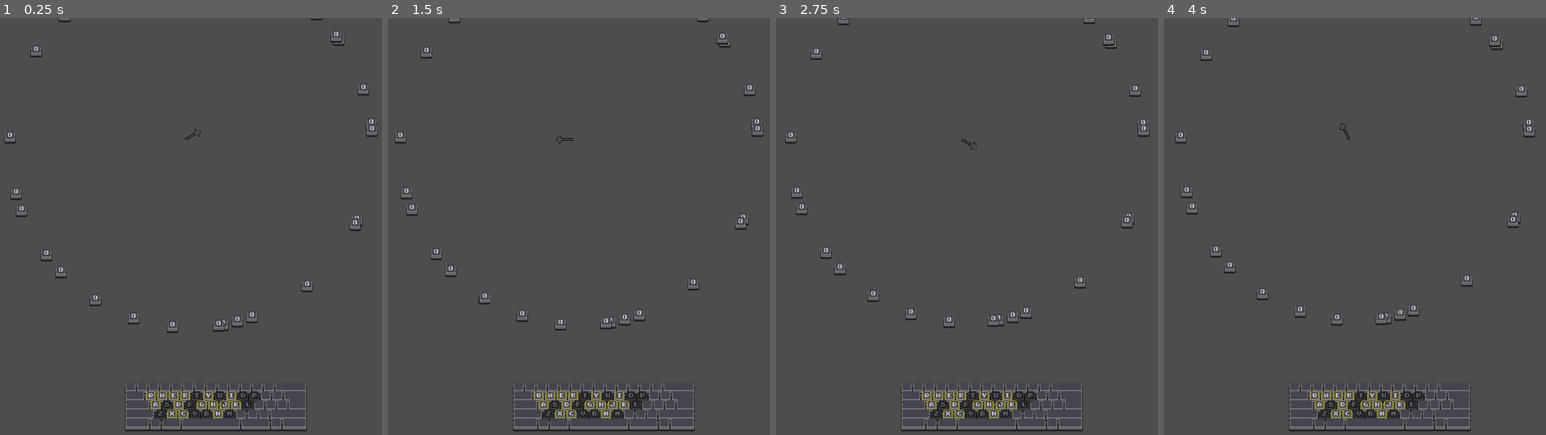
Above: before the commit, frames 1-4 (left to right).
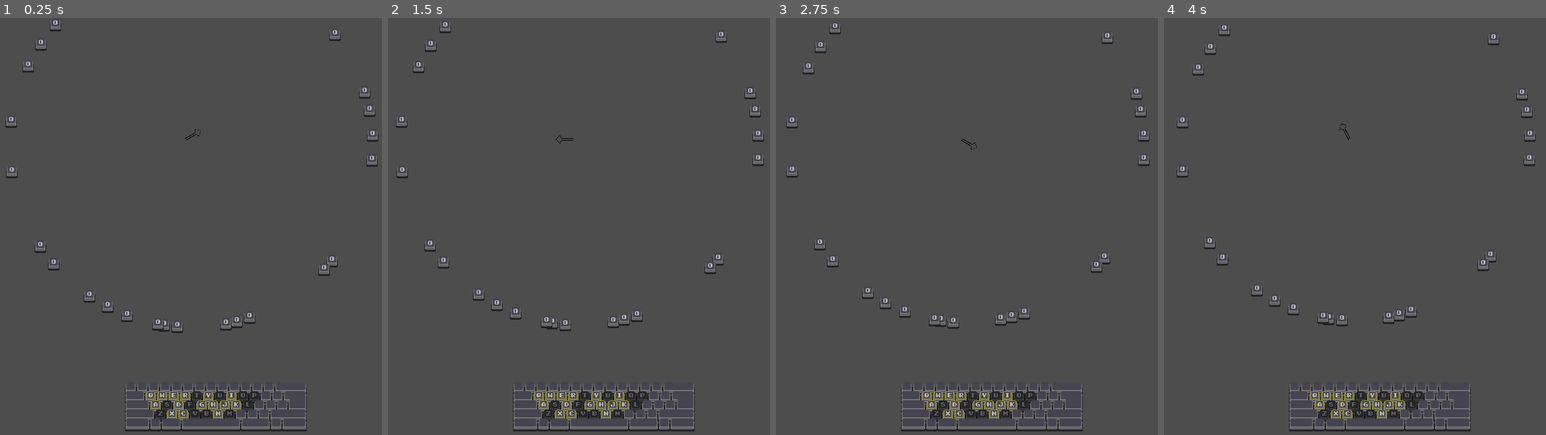
Above: after the commit, the same moments.

Repository: youchanje30/Help-Me-KeyBoard-Warrior
Game: Godot game, scene res://Scenes/test_main.tscn
Same seed, same stepped clock (60 frames per second), same inputs: the game is played once before the commit and once after it.
Inputs:
- Up to frame 1 (0.25 s): no input
- Up to frame 2 (1.5 s): tap Enter (ui_accept) at 0.5, 0.6, 0.77, 1.07, 1.35 s
- Up to frame 3 (2.75 s): tap Enter (ui_accept) at 1.52, 1.82, 2.1 s
- Up to frame 4 (4 s): tap Enter (ui_accept) at 2.85, 3.02, 3.32, 3.6, 3.77 s

The runs differ from the first frame. In frame 1, 1.3% of the frame differs, in the area x 1-100%, y 0-76%; in frame 2, 1.3%; in frame 3, 1.3%; in frame 4, 1.3%, in the area x 2-98%, y 0-74%.

Commit message:
Add Auto Target Bullet
add auto target bullet
need fix interface cause it applys so many scripts

Diff:
--- /dev/null
+++ b/Scenes/Bullets/AutoBullet.tscn
@@ -0,0 +1,21 @@
+[gd_scene load_steps=4 format=3 uid="uid://hpxhrjs76ddx"]
+
+[ext_resource type="Script" path="res://Scripts/Bullets/AutoTargetBullet.gd" id="1_q7av7"]
+[ext_resource type="Texture2D" uid="uid://60r2qv0snki8" path="res://Sprites/Bullets/auto_bullet.png" id="2_pfr21"]
+
+[sub_resource type="CircleShape2D" id="CircleShape2D_b7mhr"]
+radius = 4.5
+
+[node name="AutoBullet" type="Node2D" node_paths=PackedStringArray("area")]
+script = ExtResource("1_q7av7")
+area = NodePath("Area2D")
+
+[node name="Sprite2D" type="Sprite2D" parent="."]
+texture = ExtResource("2_pfr21")
+offset = Vector2(0.5, 0.5)
+
+[node name="Area2D" type="Area2D" parent="."]
+monitorable = false
+
+[node name="CollisionShape2D" type="CollisionShape2D" parent="Area2D"]
+shape = SubResource("CircleShape2D_b7mhr")
--- a/Scenes/Bullets/BaseBullet.tscn
+++ b/Scenes/Bullets/BaseBullet.tscn
@@ -6,9 +6,10 @@
 [sub_resource type="RectangleShape2D" id="RectangleShape2D_u8ibm"]
 size = Vector2(10, 5)
 
-[node name="BaseBullet" type="Node2D" node_paths=PackedStringArray("sprite")]
+[node name="BaseBullet" type="Node2D" node_paths=PackedStringArray("sprite", "area")]
 script = ExtResource("1_ni34v")
 sprite = NodePath("Sprite2D")
+area = NodePath("Area2D")
 
 [node name="Sprite2D" type="Sprite2D" parent="."]
 texture = ExtResource("1_t8tlh")
@@ -19,5 +20,3 @@
 [node name="CollisionShape2D" type="CollisionShape2D" parent="Area2D"]
 position = Vector2(-3, -2)
 shape = SubResource("RectangleShape2D_u8ibm")
-
-[connection signal="area_entered" from="Area2D" to="." method="area_enter"]
--- /dev/null
+++ b/Scenes/Commands/AutoTargetCommand.tscn
@@ -0,0 +1,7 @@
+[gd_scene load_steps=2 format=3 uid="uid://bijlur2wtnpmf"]
+
+[ext_resource type="Script" path="res://Scripts/Commands/AutoTargetCommand.gd" id="1_0u4ag"]
+
+[node name="AutoTargetCommand" type="Node"]
+script = ExtResource("1_0u4ag")
+cool_time = 1.5
--- /dev/null
+++ b/Scripts/Bullets/AutoTargetBullet.gd
@@ -0,0 +1,14 @@
+extends IBullet
+
+var _force : float
+var speed : float = 3
+var vec : Vector2 = Vector2.UP
+
+func shoot(angle : float=0, force : float=0, damage : float = 0):
+	super.shoot(angle, force, damage)
+	_force = force
+	var pos = EnemyController.get_random_enemy_pos()
+	vec = (pos - position).normalized()
+
+func move(delta):
+	translate(vec * delta * speed * _force)
--- a/Scripts/Bullets/BaseBullet.gd
+++ b/Scripts/Bullets/BaseBullet.gd
@@ -2,9 +2,11 @@
 
 @export var sprite : Sprite2D
 
+
 var _angle : float
 var _force : float
 var speed : float = 10
+
 
 func shoot(angle : float=0, force : float=0, damage : float = 0):
 	super.shoot(angle, force, damage)
@@ -17,9 +19,3 @@
 	var rad = deg_to_rad(-_angle)
 	var vec = Vector2(cos(rad), sin(rad)).normalized()
 	translate(vec * delta * speed * _force)
-
-
-func area_enter(area: Area2D) -> void:
-	if area.get_parent() is not IEnemy: return
-	var enemy = area.get_parent()
-	enemy.get_damage(_damage)
--- /dev/null
+++ b/Scripts/Commands/AutoTargetCommand.gd
@@ -0,0 +1,12 @@
+extends key_command
+
+var bullet_base = preload("res://Scenes/Bullets/AutoBullet.tscn")
+
+func set_command()->void: pass
+func execute(angle : float = 0, force : float = 0, damage : float = 0)->void:
+	super.execute(angle, force, damage)
+	var bullet = bullet_base.instantiate()
+	add_child(bullet)
+
+	bullet.global_position = Vector2.ZERO
+	bullet.shoot(angle, force, damage)
--- a/Scripts/Interface/IBullet.gd
+++ b/Scripts/Interface/IBullet.gd
@@ -1,11 +1,13 @@
 extends Node2D
 class_name IBullet
+
+@export var area : Area2D
 
 var can_move : bool = false
 var _damage : float = 0
 
 func _ready() -> void:
-	pass
+	area.connect("area_entered", area_enter)
 
 
 func _process(delta: float) -> void:
@@ -16,3 +18,9 @@
 	can_move = true
 	_damage = damage
 func move(delta): pass
+
+
+func area_enter(area: Area2D) -> void:
+	if area.get_parent() is not IEnemy: return
+	var enemy = area.get_parent()
+	enemy.get_damage(_damage)
--- a/Scripts/Keyboard/KeyboardController.gd
+++ b/Scripts/Keyboard/KeyboardController.gd
@@ -51,8 +51,10 @@
 #endregion
 
 
-var command_base = preload("res://Scenes/Commands/BaseCommand.tscn")
+#var command_base = preload("res://Scenes/Commands/BaseCommand.tscn")
+var command_list = [preload("res://Scenes/Commands/BaseCommand.tscn"),
+preload("res://Scenes/Commands/AutoTargetCommand.tscn")]
 func GetRandomCommad():
-	var command = command_base.instantiate()
+	var command = command_list[randi_range(0, command_list.size()-1)].instantiate()
 	add_child(command)
 	return command
--- a/Scripts/Managers/EmenyController.gd
+++ b/Scripts/Managers/EnemyController.gd
@@ -17,4 +17,4 @@
 
 
 func get_random_enemy_pos():
-	return enemys[randi_range(0, enemys.size())].position
+	return enemys[randi_range(0, enemys.size()-1)].position
--- a/project.godot
+++ b/project.godot
@@ -19,7 +19,7 @@
 
 InputManager="*res://Scenes/Managers/input_manager.tscn"
 KeyboardController="*res://Scenes/keyboard_controller.tscn"
-EmenyController="*res://Scripts/Managers/EmenyController.gd"
+EnemyController="*res://Scripts/Managers/EnemyController.gd"
 DamageController="*res://Scripts/Managers/DamageController.gd"
 
 [display]
Binary file added: Sprites/Bullets/auto_bullet.png
Not shown, added: Sprites/Bullets/auto_bullet.png.import
